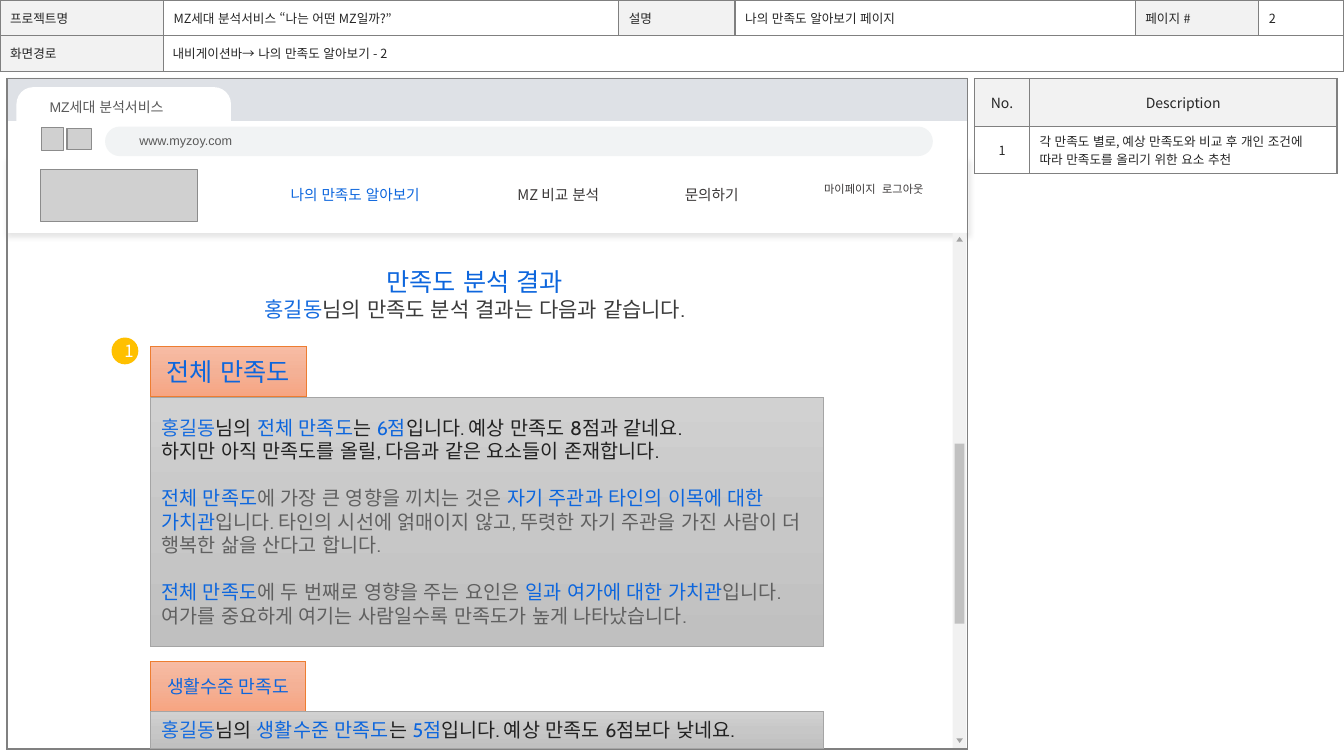
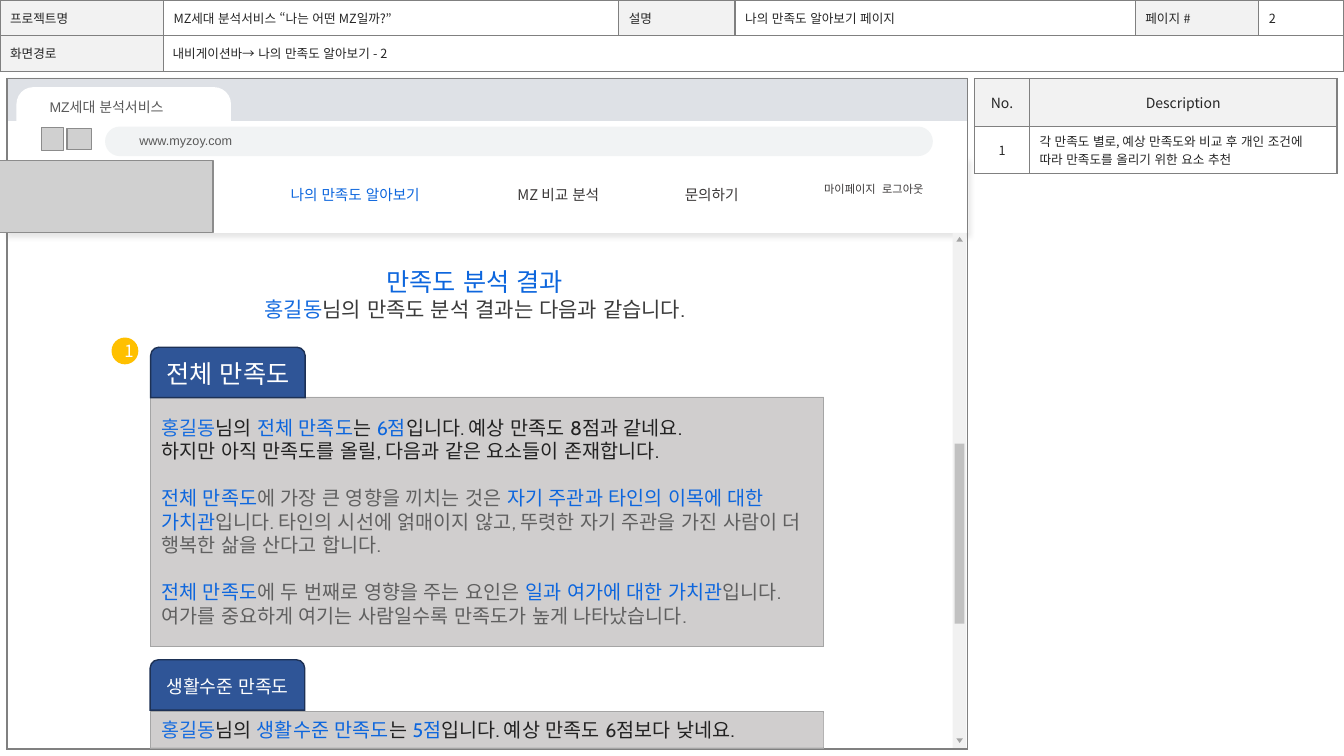
Before and after one commit to FourKong/Project_jh, a slide deck: slide 4 of portfolio/프로젝트 화면설계서_ver1.1.pptx. Drawn at 1344x756 pixels with LibreOffice and Linux fonts; fonts in the diff are those of the drawing; grey boxes stand for pictures; background and template pictures are left out. Boxes give left, top, right and bottom in pixels: in the first picture for what was removed or moved away, otherwise in the second. Text is boxed around its words. In the diff, an @@ line names an element or a change of style, - is before the commit and + after.

```diff
--- a/portfolio/프로젝트 화면설계서_ver1.1.pptx
+++ b/portfolio/프로젝트 화면설계서_ver1.1.pptx
@@ picture: place and size @@
-picture at [40,169,198,222]
+picture at [0,161,213,233]
@@ round same rect "전체 만족도" at [150,347,304,397]: font Cabin to Noto Sans CJK KR, text colour #0D66DD to #FFFFFF; rectangle to round same rect; fill gradient #F7BDA5 to #F5B196 to #F8A582 to #2F5597; outline #ED7D31 0.5 pt to #1E3256 1 pt @@
@@ rectangle at [150,397,824,646]: fill gradient #D2D2D2 to #C8C8C8 to #C0C0C0 to #D0CECE @@
@@ round same rect "생활수준 만족도" at [150,659,304,710]: font Cabin to Noto Sans CJK KR, text colour #0D66DD to #FFFFFF; rectangle to round same rect; fill gradient #F7BDA5 to #F5B196 to #F8A582 to #2F5597; outline #ED7D31 0.5 pt to #1E3256 1 pt @@
@@ rectangle "홍길동님의 생활수준 만족도는 5점입니다. 예상 ...": place and size @@
-rectangle "홍길동님의 생활수준 만족도는 5점입니다. 예상 ..." at [161,720,734,739]
+rectangle "홍길동님의 생활수준 만족도는 5점입니다. 예상 ..." at [151,714,824,748]
@@ rectangle "홍길동님의 생활수준 만족도는 5점입니다. 예상 ..." at [151,714,824,748]: fill none to #D0CECE @@
```
Also in this commit, not shown: 17 other slides changed, 1 slide removed, 5 other files.
